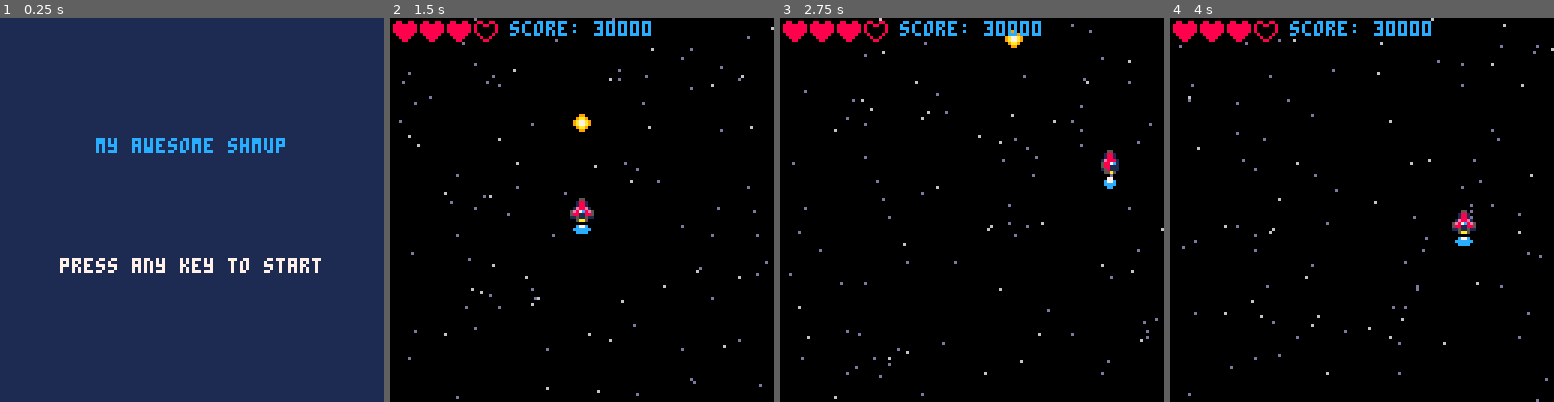
Above: before the commit, frames 1-4 (left to right).
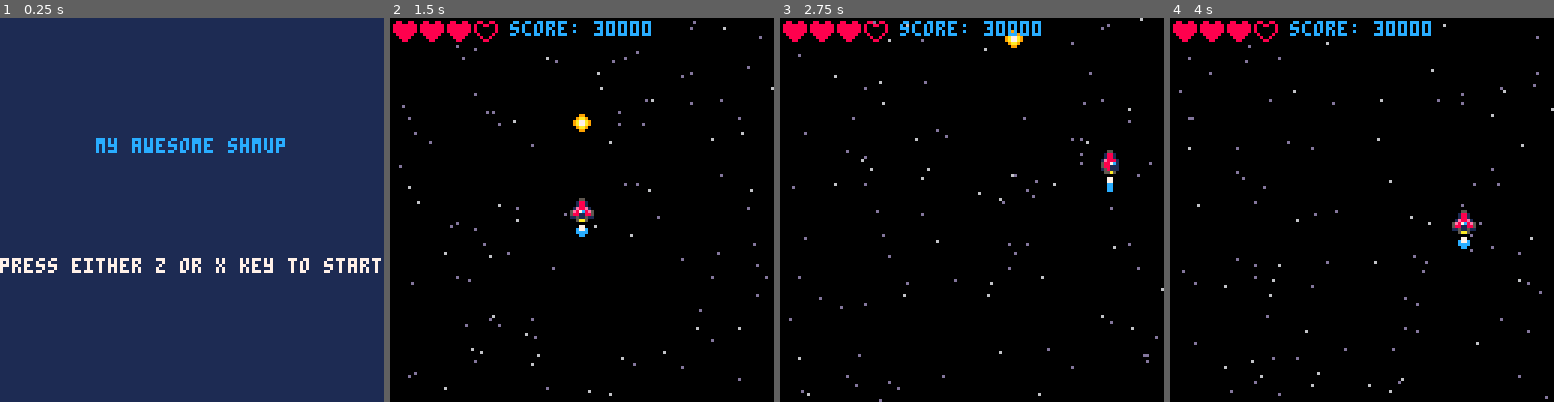
Above: after the commit, the same moments.

Repository: CRBroughton/pico-8-hero
Game: PICO-8 cartridge src/pico-8-hero.p8
The game is run twice, just before and just after one commit, with the same random seed, the same clock (stepped at 60 frames per second) and the same inputs.
Inputs:
- Up to frame 1 (0.25 s): no input
- Up to frame 2 (1.5 s): tap X (X key) at 0.33, 1.07 s; tap O (Z key) at 0.7 s
- Up to frame 3 (2.75 s): hold Right 1.6-2.1 s; tap O (Z key) at 1.7, 2.1, 2.5 s; tap X (X key) at 1.85 s; hold Up 2.15-2.42 s; hold Right from 2.47 s (still down)
- Up to frame 4 (4 s): tap O (Z key) at 2.9, 3.3, 3.7 s; tap X (X key) at 2.97 s; release Right at 3.03 s; hold Left 3.08-3.58 s; hold Down 3.63-3.97 s

The runs differ from the first frame. In frame 1, 1.5% of the frame differs, in the area x 0-100%, y 62-67%; in frame 2, 1.3%; in frame 3, 1.2%; in frame 4, 1.2%.

Commit message:
fix(start): :sparkles: start screen can be passed with x or z

Diff:
--- a/src/draw.lua
+++ b/src/draw.lua
@@ -22,5 +22,5 @@
 function draw_start()
     cls(1)
     print("my awesome shmup", 32, 40, 12)
-    print("press any key to start", 20, 80, 7)
+    print("press either z or x key to start", 0, 80, 7)
 end
--- a/src/update.lua
+++ b/src/update.lua
@@ -68,7 +68,7 @@
 end
 
 function update_start()
-    if btnp(4) then
+    if btnp(4) or btnp(5) then
         startgame()
     end
 end
